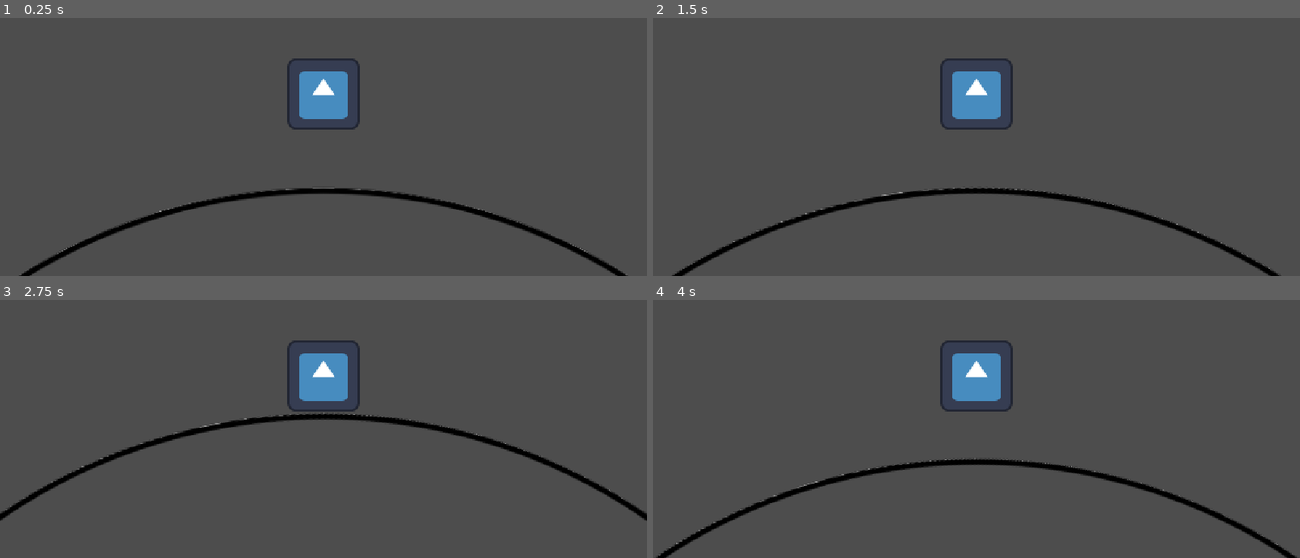
Above: before the commit, frames 1-4 (two rows, left to right).
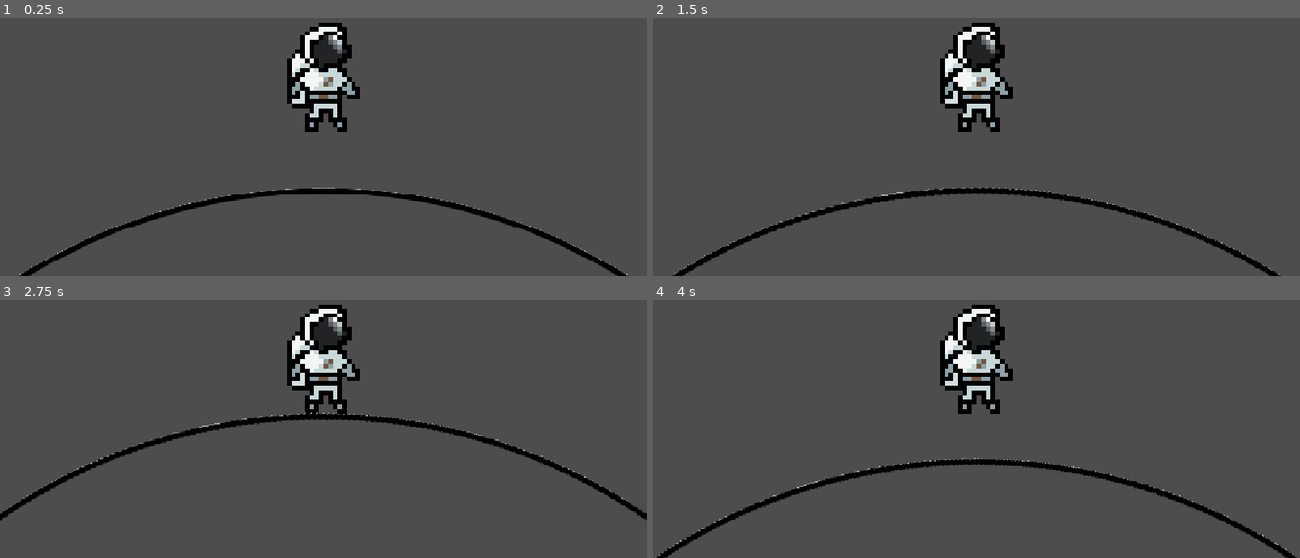
Above: after the commit, the same moments.

Repository: sDANTOSO/whs-overlockers-kiwihacks
Game: Godot game, scene res://Scenes/test_planet.tscn
Two runs of this game, one before a commit and one after it. Both use one fixed random seed, a clock stepped at 60 frames per second and the inputs below. The project has no main scene, so this scene is started directly. The engine's default icon, where the game draws it, is replaced by a stand-in: a white triangle on a blue panel in a dark square.
Inputs:
- Up to frame 1 (0.25 s): no input
- Up to frame 2 (1.5 s): tap Enter (ui_accept) at 0.5, 0.77 s; hold Right (ui_right) 0.53-1.28 s; hold Left (ui_left) from 1.28 s (still down)
- Up to frame 3 (2.75 s): tap Enter (ui_accept) at 1.52 s; release Left (ui_left) at 2.03 s; hold Right (ui_right) from 2.03 s (still down)
- Up to frame 4 (4 s): tap Enter (ui_accept) at 3.02, 3.77 s; release Right (ui_right) at 3.53 s; hold Left (ui_left) from 3.53 s (still down)

The runs differ from the first frame. In frame 1, 4.0% of the frame differs, in the area x 3-97%, y 1-100%; in frame 2, 3.9%; in frame 3, 3.9%; in frame 4, 3.9%.

Commit message:
nearest neightbour rendering

Diff:
--- a/fruity-space/Scenes/player.tscn
+++ b/fruity-space/Scenes/player.tscn
@@ -1,7 +1,7 @@
 [gd_scene format=3 uid="uid://bx76id5dv6bm3"]
 
 [ext_resource type="Script" uid="uid://bhm0816t7h220" path="res://Scenes/player.gd" id="1_cvnsp"]
-[ext_resource type="Texture2D" uid="uid://c7l07ild0e0xj" path="res://Assets/icon.svg" id="1_rpqav"]
+[ext_resource type="Texture2D" uid="uid://bmiop4qegett2" path="res://Assets/astronaut.png" id="2_cvnsp"]
 
 [sub_resource type="RectangleShape2D" id="RectangleShape2D_cq4jf"]
 size = Vector2(128, 20)
@@ -9,14 +9,16 @@
 [sub_resource type="RectangleShape2D" id="RectangleShape2D_ktfyh"]
 size = Vector2(100, 2)
 
-[node name="CharacterBody2D" type="CharacterBody2D" unique_id=281807801]
+[node name="Player" type="CharacterBody2D" unique_id=281807801]
 script = ExtResource("1_cvnsp")
 
 [node name="CollisionShape2D" type="CollisionShape2D" parent="." unique_id=1009331673]
 shape = SubResource("RectangleShape2D_cq4jf")
 
 [node name="Sprite2D" type="Sprite2D" parent="." unique_id=2044473354]
-texture = ExtResource("1_rpqav")
+position = Vector2(0, -63)
+scale = Vector2(8.125, 8.125)
+texture = ExtResource("2_cvnsp")
 
 [node name="Camera2D" type="Camera2D" parent="." unique_id=678578449]
 
--- a/fruity-space/Scenes/test_planet.tscn
+++ b/fruity-space/Scenes/test_planet.tscn
@@ -11,10 +11,10 @@
 script = ExtResource("1_efaey")
 circle_radius = 0
 
-[node name="CharacterBody2D" parent="." unique_id=281807801 instance=ExtResource("1_4txwd")]
+[node name="Player" parent="." unique_id=281807801 instance=ExtResource("1_4txwd")]
 position = Vector2(1300, 0)
 
-[node name="Camera2D" parent="CharacterBody2D" index="2" unique_id=678578449]
+[node name="Camera2D" parent="Player" index="2" unique_id=678578449]
 ignore_rotation = false
 
 [node name="RigidBody2D" type="RigidBody2D" parent="." unique_id=989876643]
@@ -27,4 +27,4 @@
 scale = Vector2(2, 2)
 texture = ExtResource("2_lljo5")
 
-[editable path="CharacterBody2D"]
+[editable path="Player"]
--- a/fruity-space/project.godot
+++ b/fruity-space/project.godot
@@ -25,4 +25,5 @@
 
 [rendering]
 
+textures/canvas_textures/default_texture_filter=0
 rendering_device/driver.windows="d3d12"
